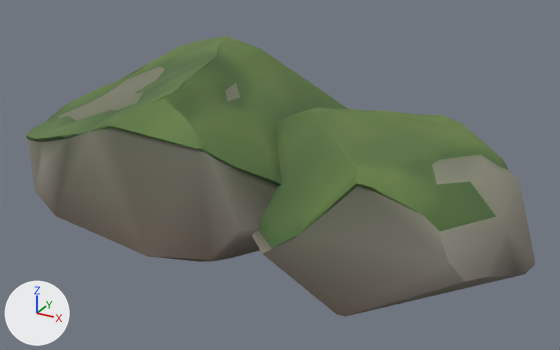
Renders of the glTF model assets/models/nature/boulder_c.glb from each side of a commit.
One viewpoint serves both versions: a 50 mm lens placed at (0.951, -1.745, 0.938), pointed at (-0.003, -0.011, 0.071). The lights are fixed; the arrows at lower left show +X, +Y and +Z. The first picture is the older version. Vertices at exactly the same position are counted once.

In view in the first picture: 'Boulder_c'.
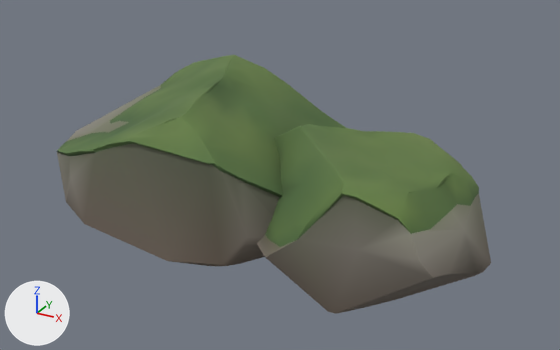
Pixel boxes (x1, y1, x2, y2) of what changed, in the pictures (560 x 350 px):
'Boulder_c', reshaped (15% narrower, 7% shorter): before (26, 36, 535, 316); after (57, 55, 491, 314)
part 1 of me_boulder_c, rebuilt (10% narrower, 7% shorter): before (26, 36, 348, 262); after (57, 55, 346, 266)
part 2 of me_boulder_c, rebuilt (17% narrower, 9% shorter): before (252, 107, 535, 316); after (257, 124, 491, 314)

The change, as a list of edits to the scene's bpy script:
```text
Change me_boulder_c:
    used by ob_boulder_c; location = (0.0, 0.0, 0.0)
    remove me_boulder_c.from_pydata(...)  # 715 vertices, 1382 faces; spans x -0.715..0.719, y -0.423..0.448, z -0.138..0.385
    add me_boulder_c.from_pydata(...)  # 720 vertices, 1391 faces; spans x -0.618..0.617, y -0.39..0.375, z -0.159..0.342
    me_boulder_c part 1: the loose piece of 439 vertices spanning x -0.715..0.275, y -0.423..0.448, z -0.108..0.385 is rebuilt with 390 vertices and now spans x -0.618..0.252, y -0.39..0.375, z -0.12..0.342
    me_boulder_c part 2: the loose piece of 276 vertices spanning x -0.104..0.719, y -0.408..0.264, z -0.138..0.315 is rebuilt with 330 vertices and now spans x -0.097..0.617, y -0.358..0.216, z -0.159..0.266
```
